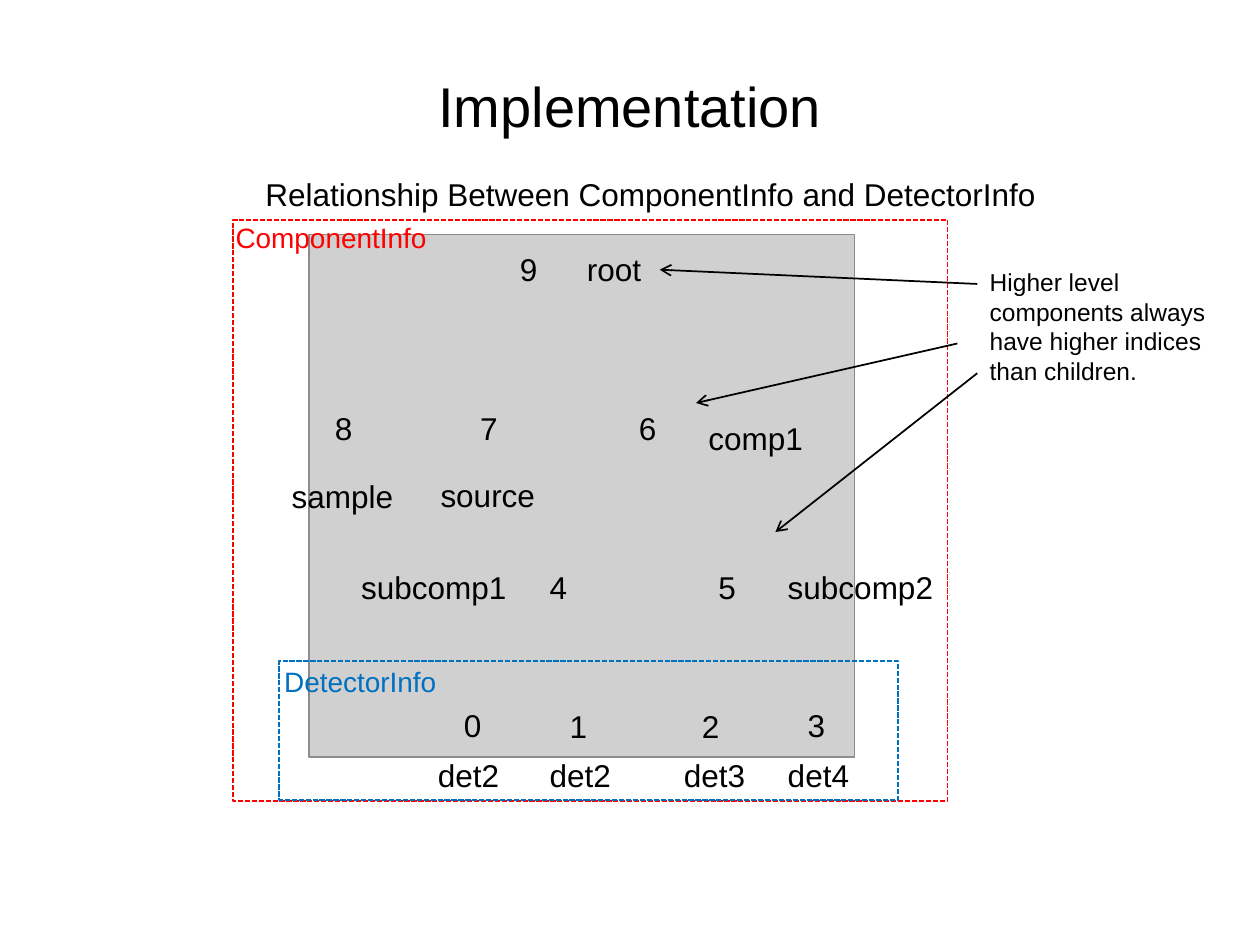
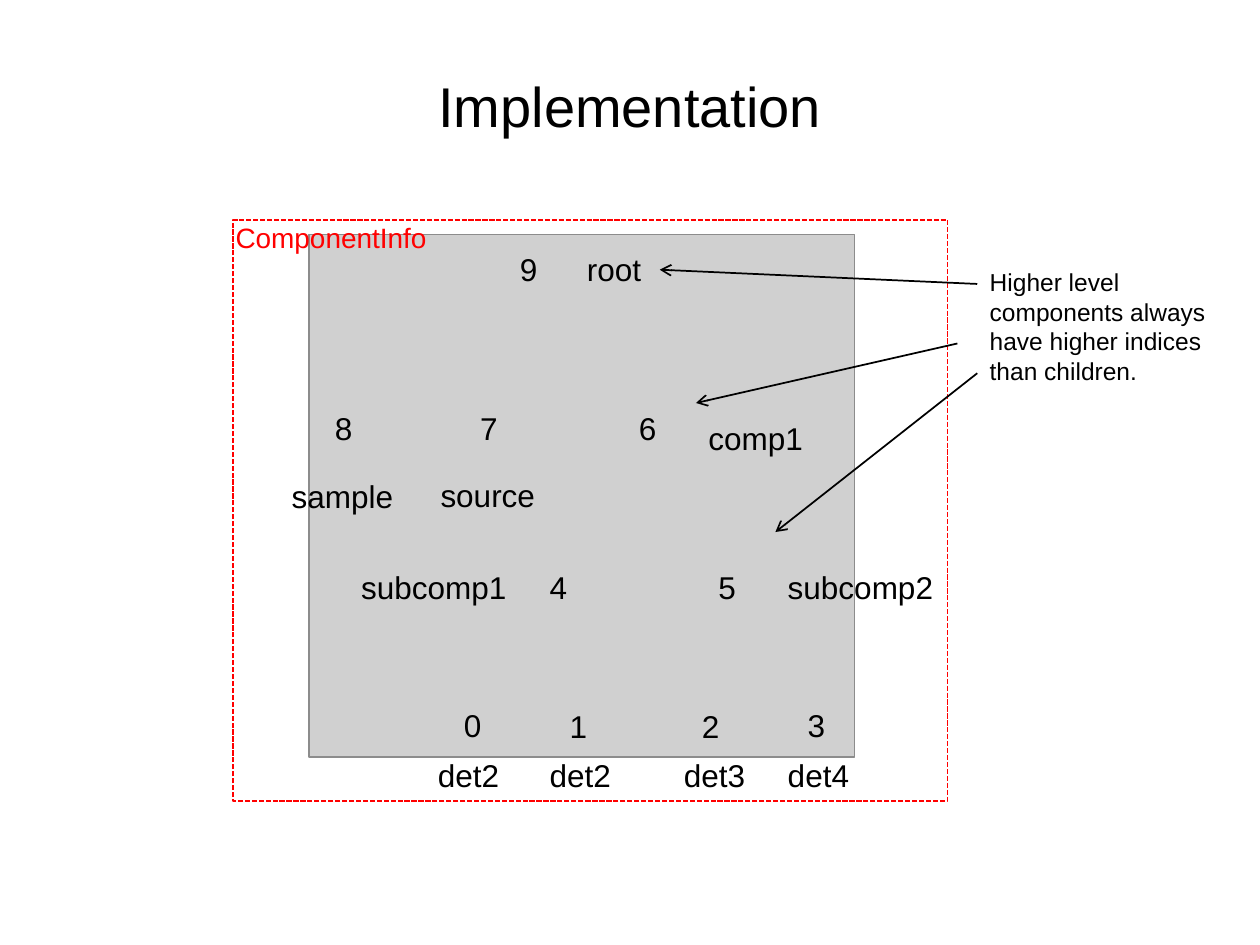
Before and after one commit to ess-dmsc-dram/documents, a slide deck: slide 26 of presentations/Instrument_2_0/Instrument 2.0 Update.pptx (slide 29 before the commit). Drawn at 1260x945 pixels with LibreOffice and Linux fonts; fonts in the diff are those of the drawing; grey boxes stand for pictures; background and template pictures are left out. Boxes give left, top, right and bottom in pixels: in the first picture for what was removed or moved away, otherwise in the second. Text is boxed around its words. In the diff, an @@ line names an element or a change of style, - is before the commit and + after.

```diff
--- a/presentations/Instrument_2_0/Instrument 2.0 Update.pptx
+++ b/presentations/Instrument_2_0/Instrument 2.0 Update.pptx
@@ text removed at bbox=[265, 183, 1035, 212] @@
-Relationship Between ComponentInfo and DetectorInfo
@@ rectangle removed at bbox=[280, 662, 898, 800] @@
@@ text removed at bbox=[284, 670, 436, 697] @@
-DetectorInfo
```
Also in this commit, not shown: 14 other slides changed, 1 slide removed, 1 other file.
